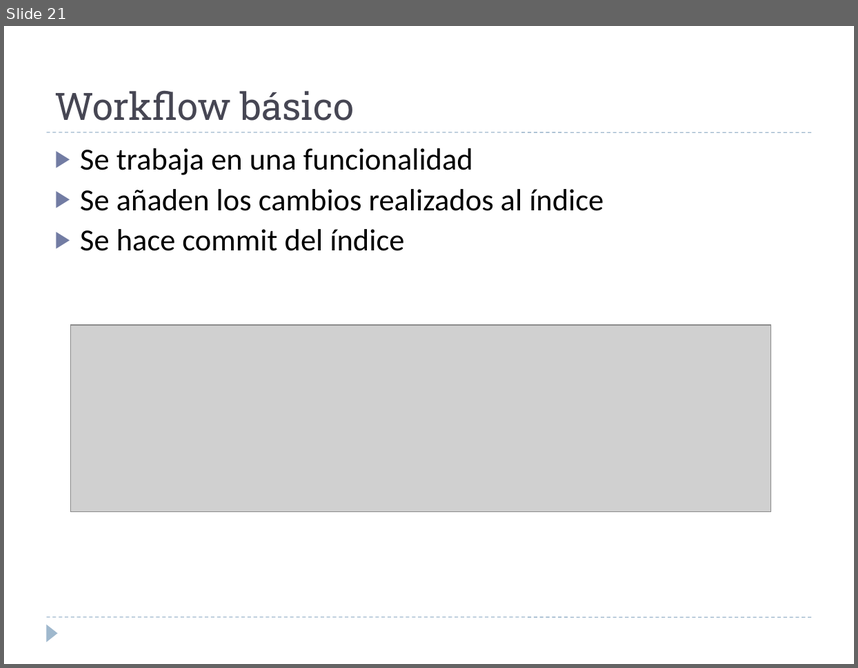
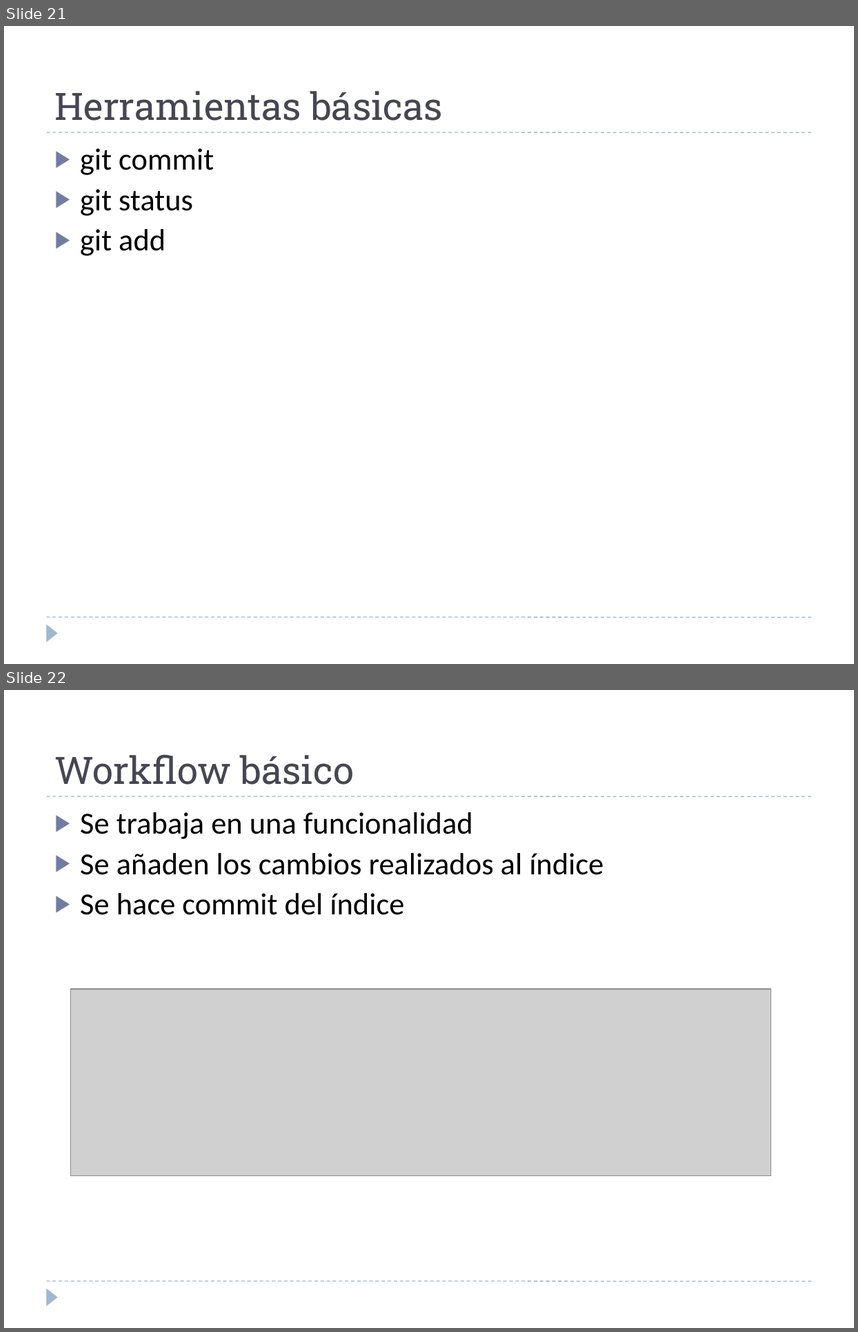
Before and after one commit to martina-if/curso_git, a slide deck: GIT.ppt. Shown one above the other, each under a label of ours: slide 21 before the commit, slides 21 and 22 after it. The pictures are 858x668 and 858x1332 pixels, drawn with LibreOffice and Linux fonts; fonts in the diff are those of the drawing; grey boxes stand for pictures. Boxes give left, top, right and bottom in pixels: in the first picture for what was removed or moved away, otherwise in the second. Text is boxed around its words. In the diff, an @@ line names an element or a change of style, - is before the commit and + after.

```diff
--- a/GIT.ppt
+++ b/GIT.ppt
@@ slide 21 added at bbox=[4, 26, 854, 664], background #FFFFFF; not listed: 3 template elements that a slide beside it also shows @@
@@ text added at bbox=[55, 91, 443, 121], 32 pt, text #464653 @@
+Herramientas básicas
@@ text added at bbox=[80, 148, 214, 256], 26 pt, text #000000 @@
+▶ git commit
+▶ git status
+▶ git add
@@ what was slide 21 is now slide 22 @@
```
Also in this commit, not shown: 3 other slides added, 6 slides removed.
